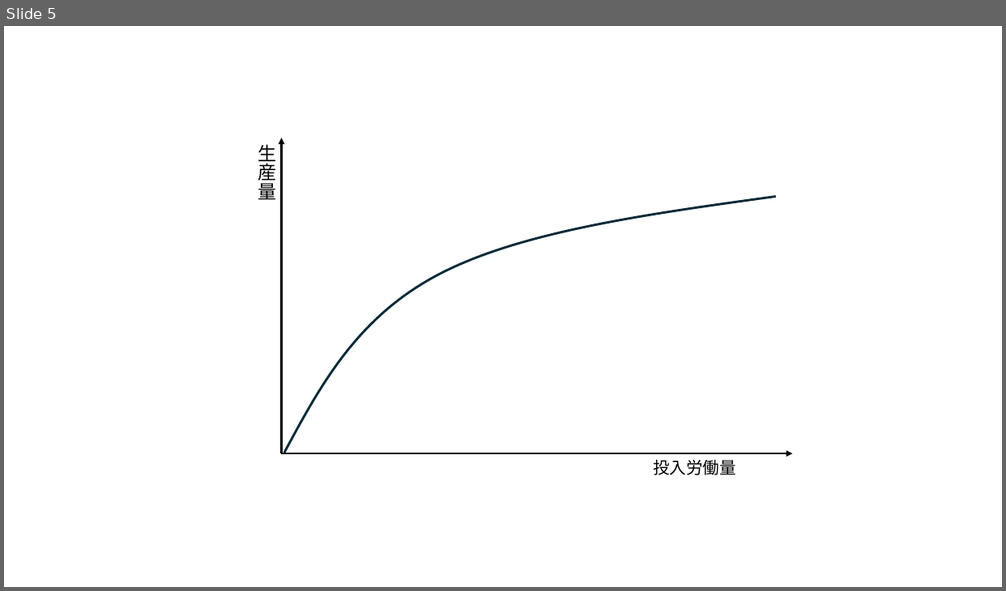
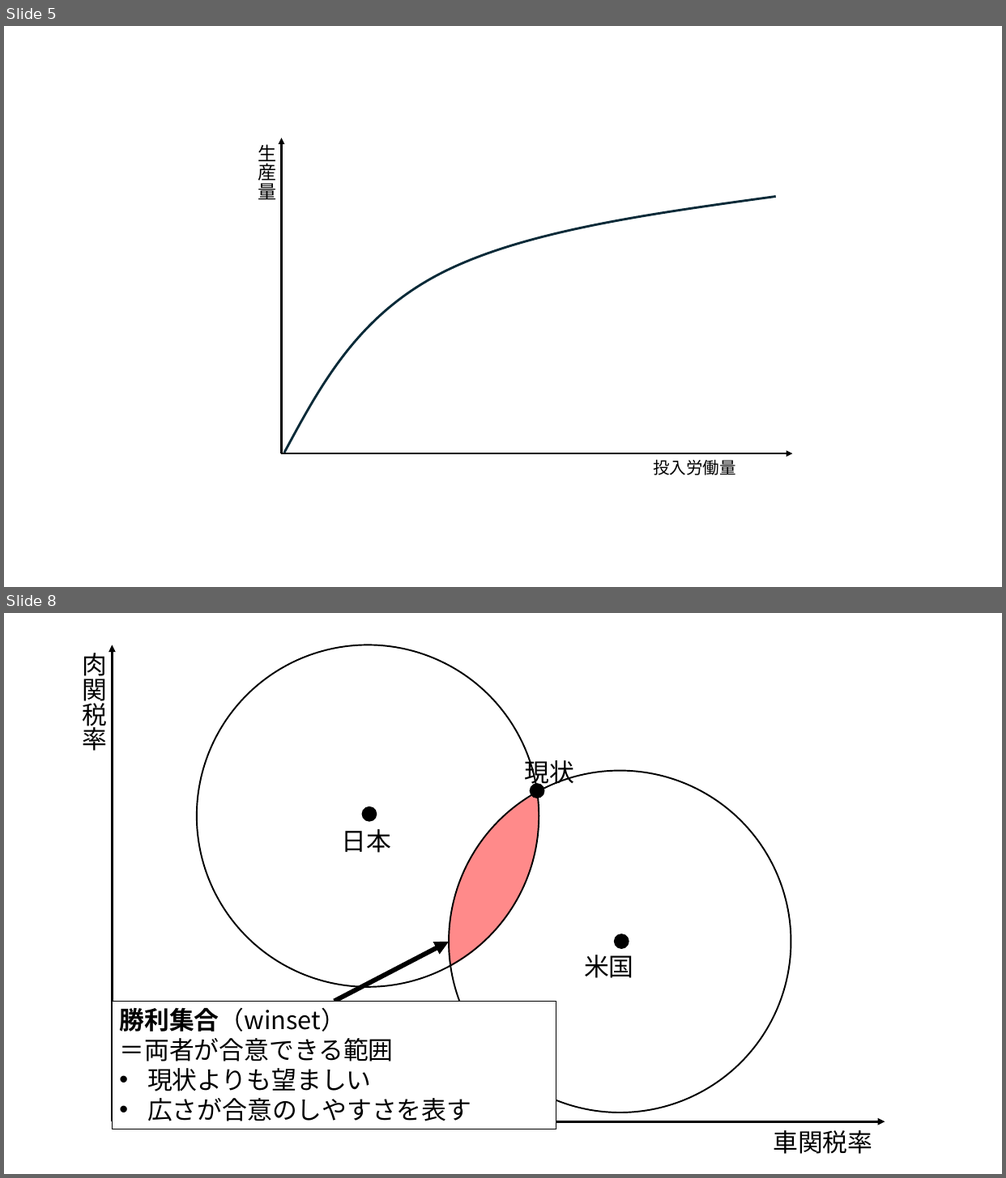
Before and after one commit to junpei-suzuki/IPE1-2026-Gakushuin, a slide deck: figs/DIYfigures_ipe1.pptx. Shown one above the other, each under a label of ours: slide 5 before the commit, slides 5 and 8 after it; the slides between them are not shown. The pictures are 1006x591 and 1006x1178 pixels, drawn with LibreOffice and Linux fonts; fonts in the diff are those of the drawing. Boxes give left, top, right and bottom in pixels: in the first picture for what was removed or moved away, otherwise in the second. Text is boxed around its words. In the diff, an @@ line names an element or a change of style, - is before the commit and + after.

```diff
--- a/figs/DIYfigures_ipe1.pptx
+++ b/figs/DIYfigures_ipe1.pptx
@@ slide 8 added at (4,613,1002,1174), background #FFFFFF @@
@@ group added at (82,645,885,1154): 5 texts, 5 ellipses, 3 arrows, 1 freeform shape, 1 rectangle @@
+車関税率
+肉関税率
+日本
+米国
+現状
+勝利集合（winset）
+＝両者が合意できる範囲
+• 現状よりも望ましい
+• 広さが合意のしやすさを表す
```
Also in this commit, not shown: 3 other slides added, 11 other files.
